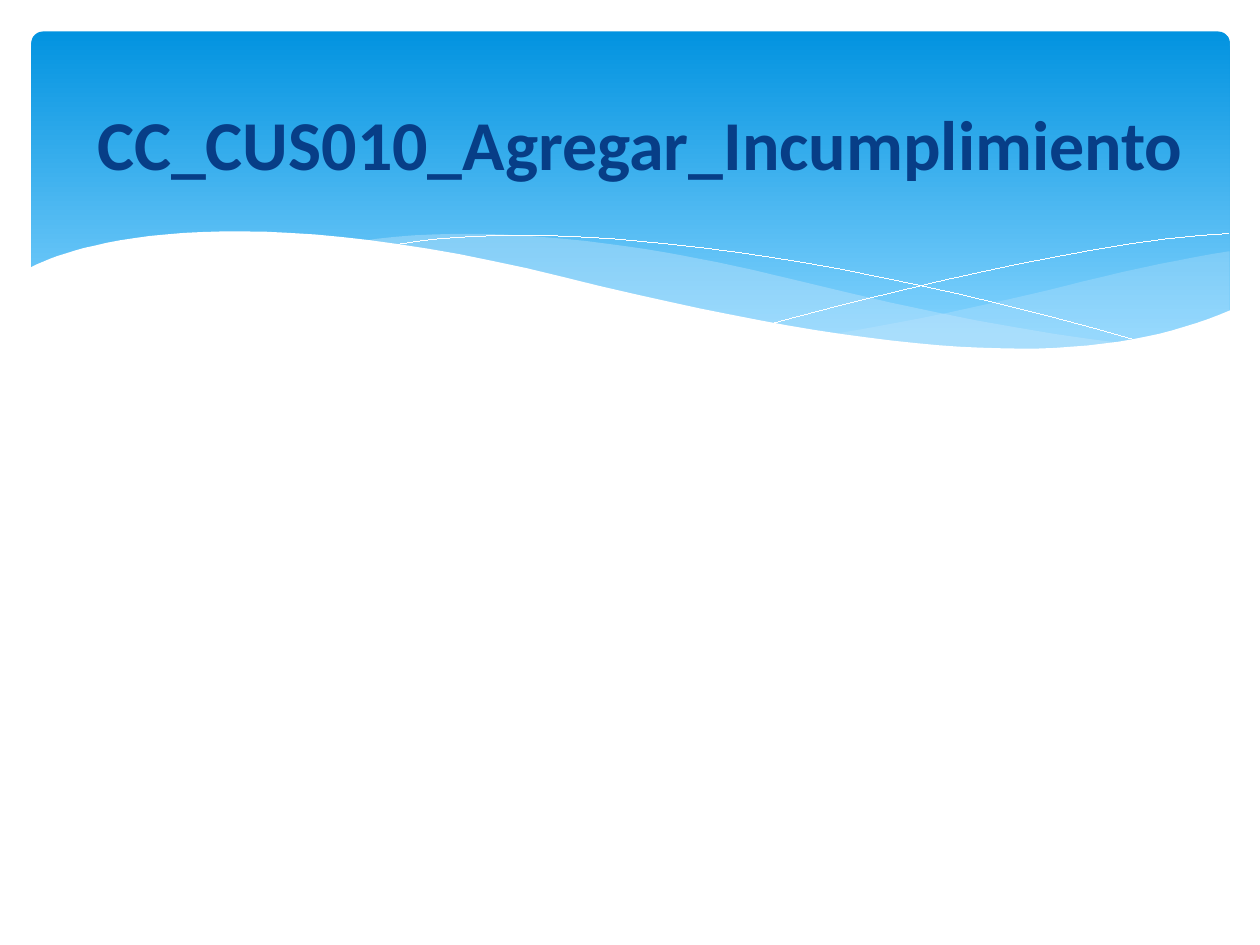
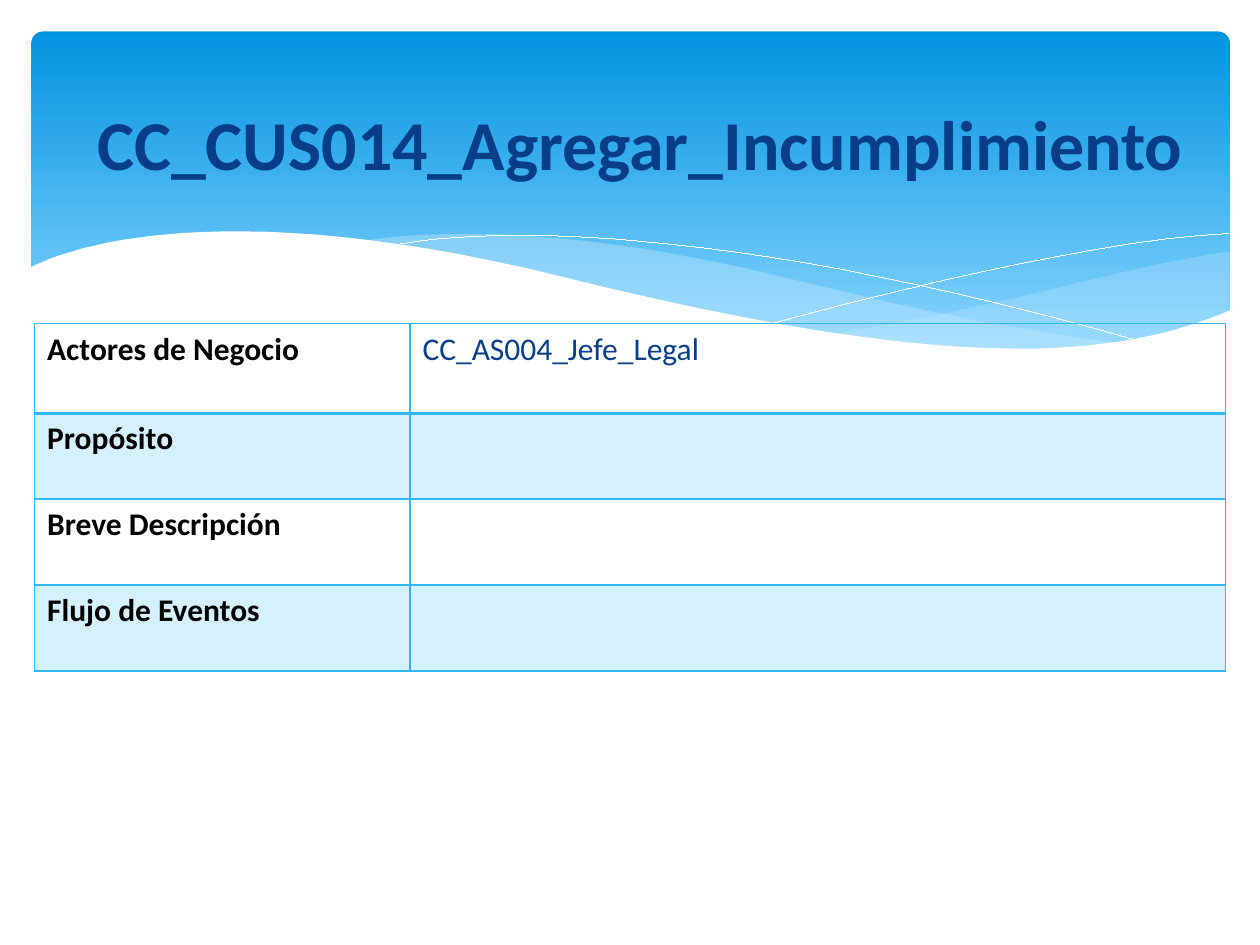
Before and after one commit to orlysemperfi/tp3-contratos-clientes, a slide deck: slide 16 of ITERACION 5/SUB ITERACION 2/PRESENTACION02/PPT TP3 PRES03.pptx (slide 11 before the commit). Drawn at 1260x945 pixels with LibreOffice and Linux fonts; fonts in the diff are those of the drawing. Boxes give left, top, right and bottom in pixels: in the first picture for what was removed or moved away, otherwise in the second. Text is boxed around its words. In the diff, an @@ line names an element or a change of style, - is before the commit and + after.

```diff
--- a/ITERACION 5/SUB ITERACION 2/PRESENTACION02/PPT TP3 PRES03.pptx
+++ b/ITERACION 5/SUB ITERACION 2/PRESENTACION02/PPT TP3 PRES03.pptx
@@ title at [97, 121, 1182, 182]: text changed @@
-CC_CUS010_Agregar_Incumplimiento
+CC_CUS014_Agregar_Incumplimiento
@@ table added at [34, 324, 1225, 670], 4 rows, 2 columns @@
+Actores de Negocio | CC_AS004_Jefe_Legal
+Propósito | 
+Breve Descripción | 
+Flujo de Eventos | 
```
Also in this commit, not shown: 5 other slides changed, 9 slides added, 2 slides removed.
